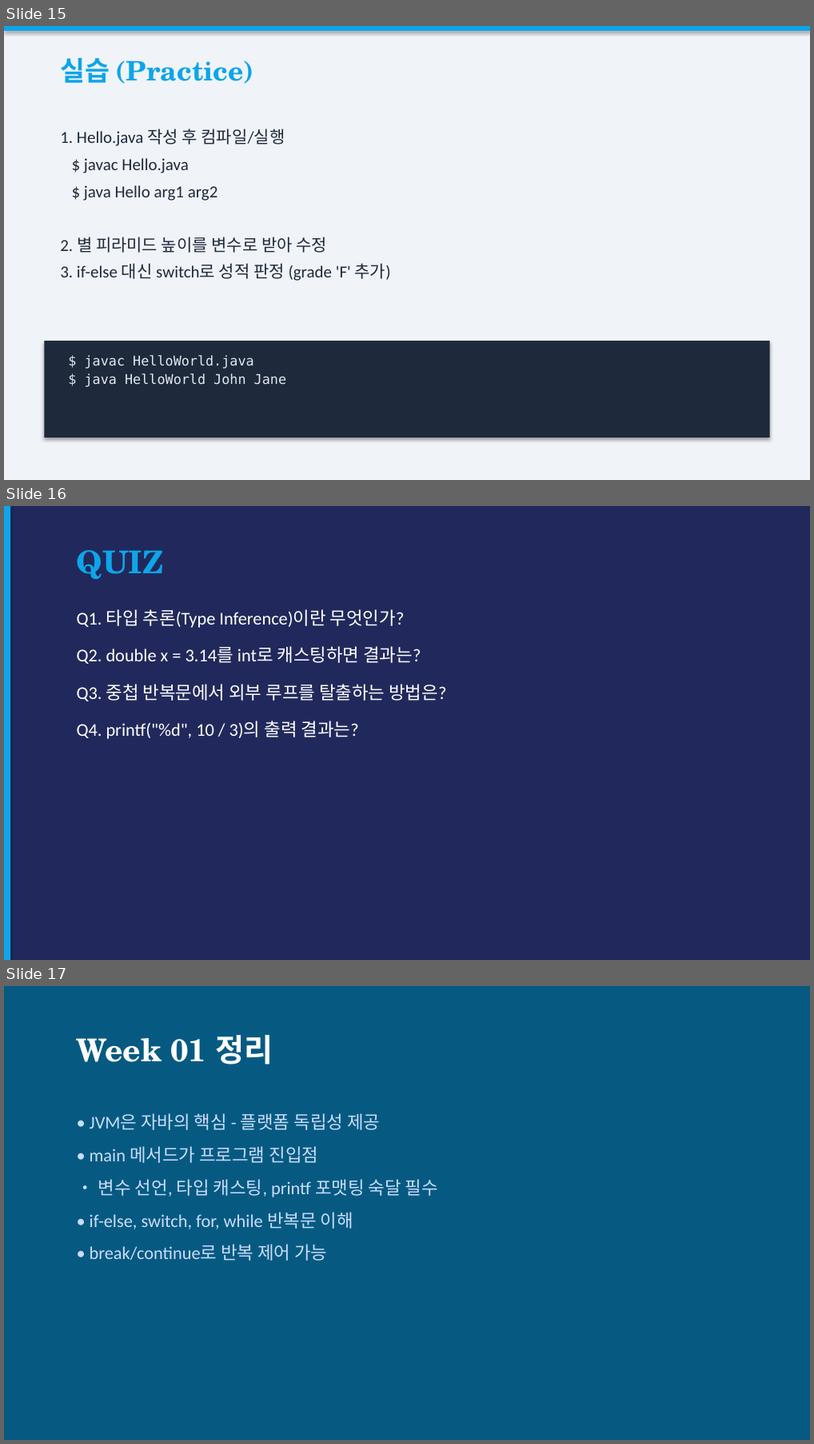
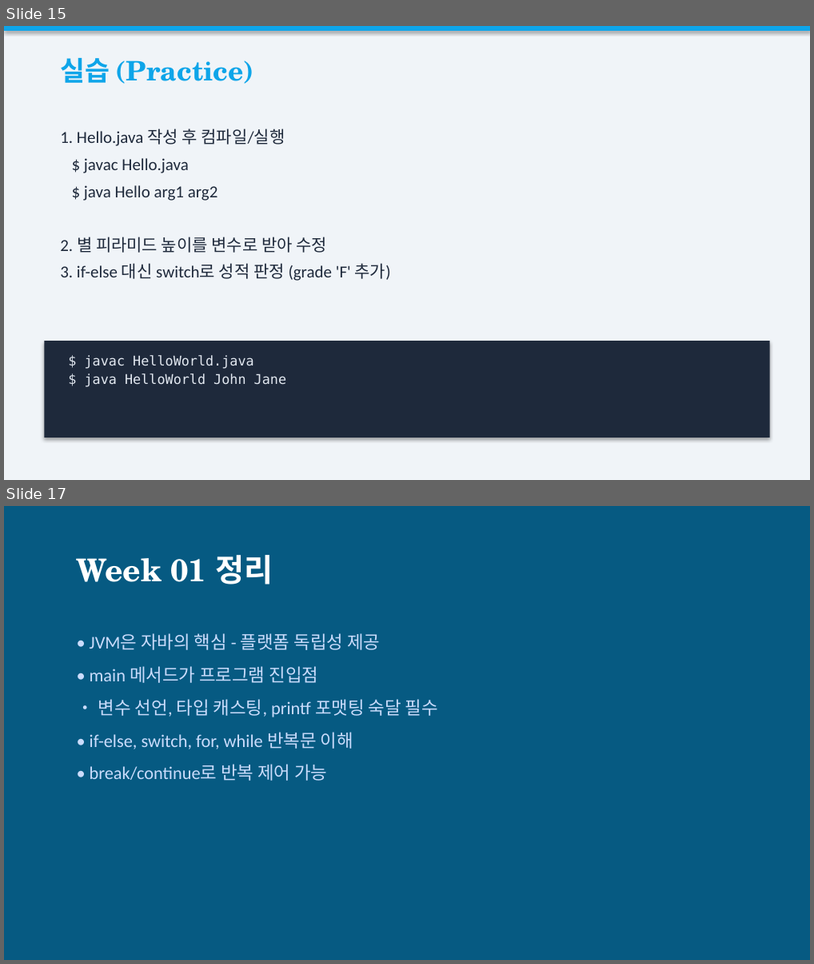
Before and after one commit to gbox3d/java_study, a slide deck: Week01_JavaBasics.pptx. Shown one above the other, each under a label of ours: slides 15, 16 and 17 before the commit, slides 15 and 17 after it; the slides between them are not shown. The pictures are 814x1444 and 814x964 pixels, drawn with LibreOffice and Linux fonts; fonts in the diff are those of the drawing. Boxes give left, top, right and bottom in pixels: in the first picture for what was removed or moved away, otherwise in the second. Text is boxed around its words. In the diff, an @@ line names an element or a change of style, - is before the commit and + after.

```diff
--- a/Week01_JavaBasics.pptx
+++ b/Week01_JavaBasics.pptx
@@ slide 16 removed at box(4, 506, 810, 960), background #FFFFFF @@
@@ rectangle removed at box(4, 506, 810, 959) @@
@@ rectangle removed at box(4, 506, 10, 959) @@
@@ text removed at box(77, 550, 164, 580) @@
-QUIZ
@@ text removed at box(77, 609, 446, 739) @@
-Q1. 타입 추론(Type Inference)이란 무엇인가?
-Q2. double x = 3.14를 int로 캐스팅하면 결과는?
-Q3. 중첩 반복문에서 외부 루프를 탈출하는 방법은?
-Q4. printf("%d", 10 / 3)의 출력 결과는?
```
Also in this commit, not shown: 1 slide added, 10 other files.
